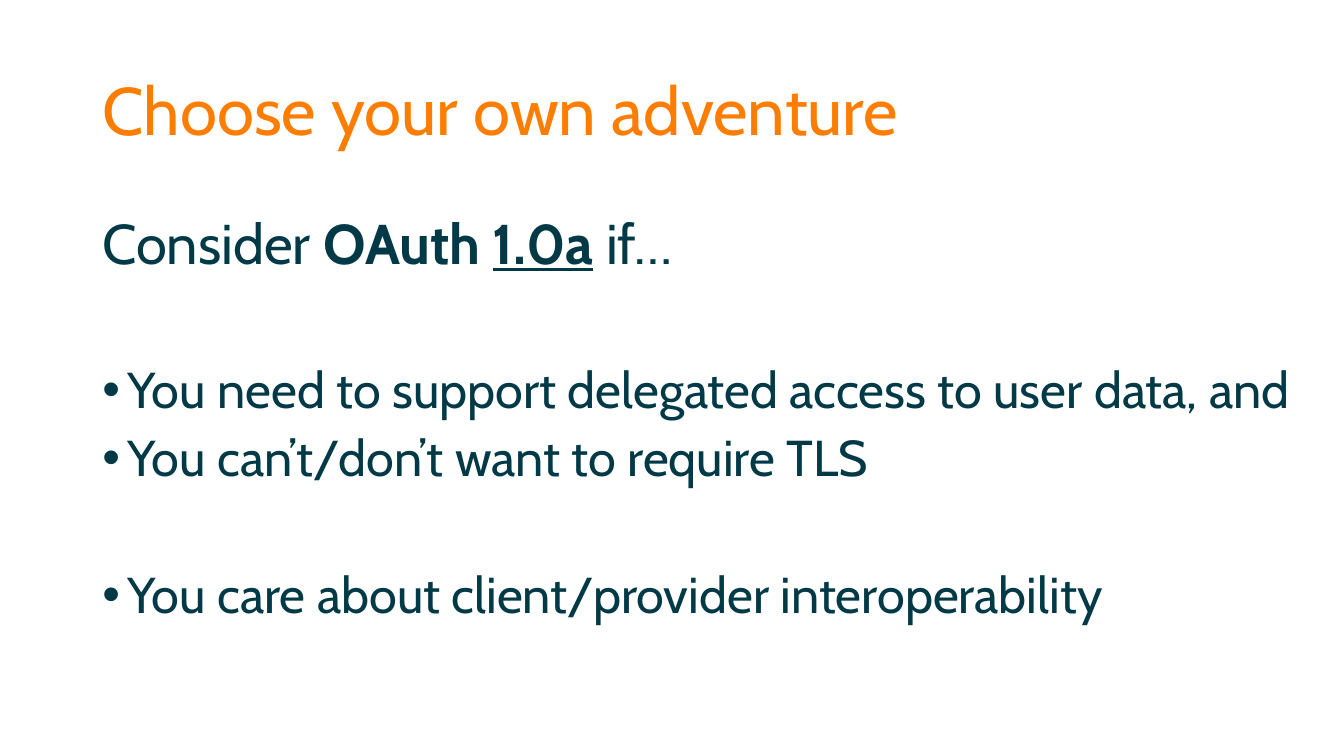
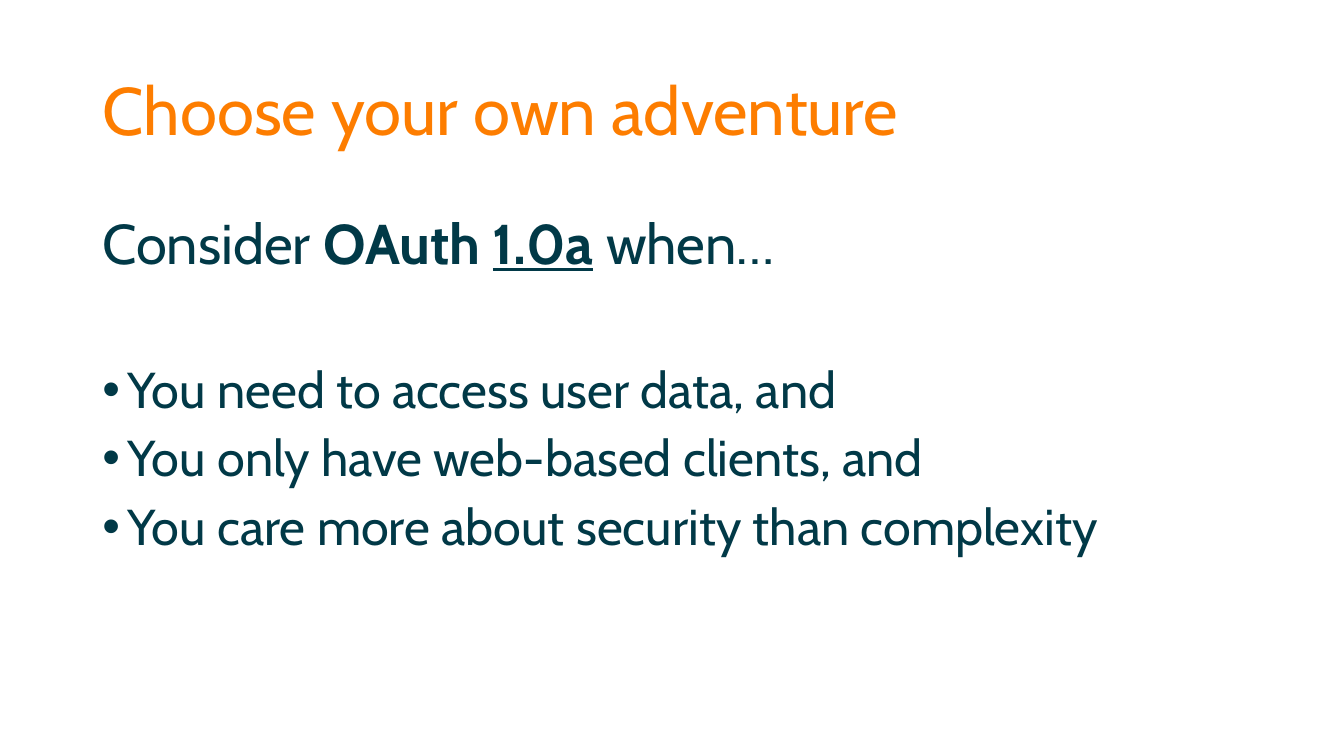
Before and after one commit to spetryjohnson/Securing-Your-API-Endpoints, a slide deck: slide 79 of Securing Your API Endpoints.pptx (slide 76 before the commit). Drawn at 1344x756 pixels with LibreOffice and Linux fonts; fonts in the diff are those of the drawing. Boxes give left, top, right and bottom in pixels: in the first picture for what was removed or moved away, otherwise in the second. Text is boxed around its words. In the diff, an @@ line names an element or a change of style, - is before the commit and + after.

```diff
--- a/Securing Your API Endpoints.pptx
+++ b/Securing Your API Endpoints.pptx
@@ text at [102, 222, 1098, 556]: text changed @@
-Consider OAuth 1.0a if…
-• You need to support delegated access to user data, and
-• You can’t/don’t want to require TLS
-• You care about client/provider interoperability
+Consider OAuth 1.0a when…
+• You need to access user data, and
+• You only have web-based clients, and
+• You care more about security than complexity
```
Also in this commit, not shown: 19 other slides changed, 3 slides added, 3 other files.
